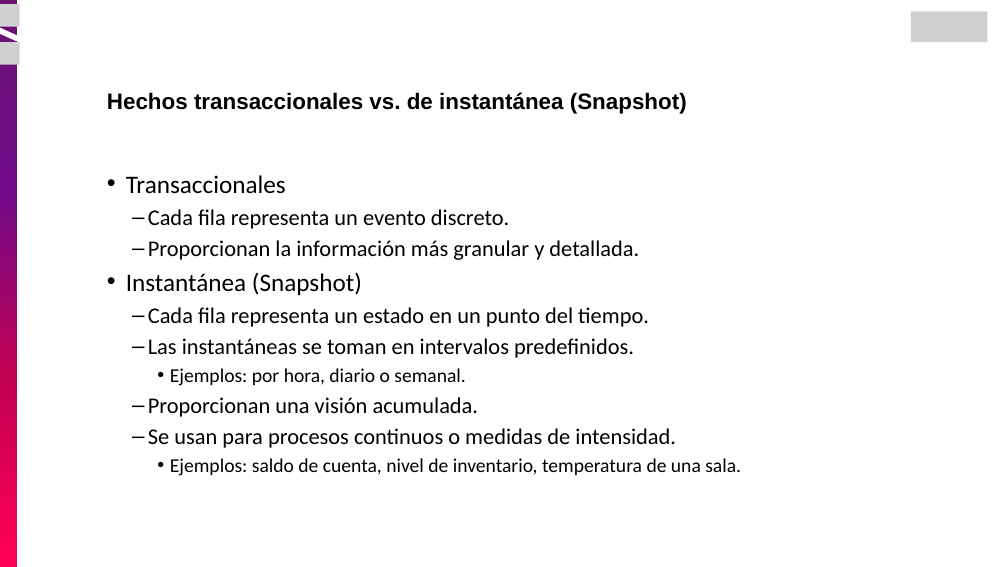
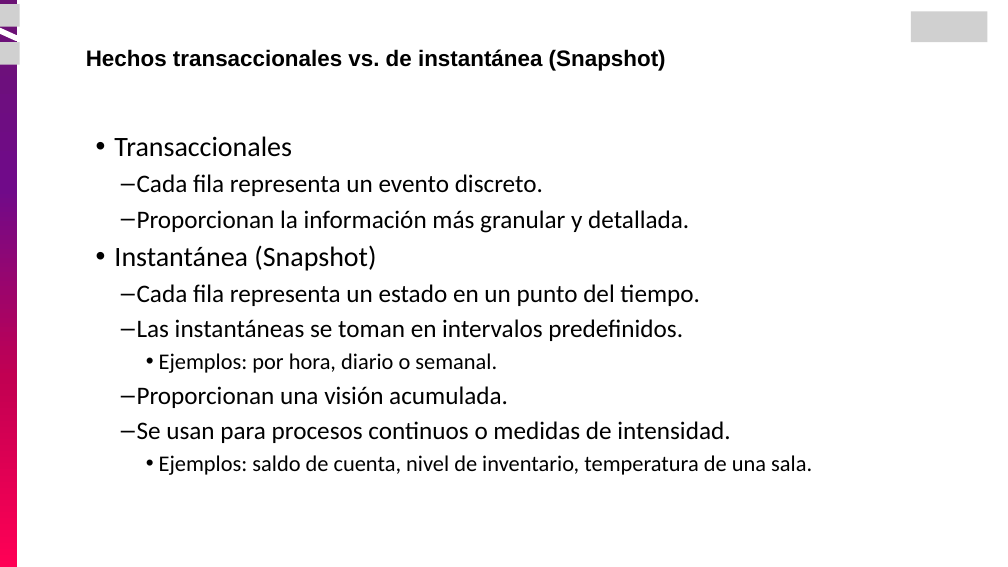
Before and after one commit to pariasm97/curso-ingenieria-de-datos, a slide deck: slide 88 of modulo-02_bases_datos/02_Bodegas de Datos - Intro Redshift/01_Bodegas de Datos.pptx (slide 79 before the commit). Drawn at 1008x567 pixels with LibreOffice and Linux fonts; fonts in the diff are those of the drawing; grey boxes stand for pictures. Boxes give left, top, right and bottom in pixels: in the first picture for what was removed or moved away, otherwise in the second. Text is boxed around its words. In the diff, an @@ line names an element or a change of style, - is before the commit and + after.

Commit message:
Add example of  logical design

```diff
--- a/modulo-02_bases_datos/02_Bodegas de Datos - Intro Redshift/01_Bodegas de Datos.pptx
+++ b/modulo-02_bases_datos/02_Bodegas de Datos - Intro Redshift/01_Bodegas de Datos.pptx
@@ text "Hechos transaccionales vs. de instantánea ...": place and size @@
-text "Hechos transaccionales vs. de instantánea ..." at (107,92,687,114)
+text "Hechos transaccionales vs. de instantánea ..." at (86,49,666,71)
@@ text "Transaccionales": place and size @@
-text "Transaccionales" at (126,175,741,476)
+text "Transaccionales" at (114,136,812,475)
@@ text "Transaccionales" at (114,136,812,475): size 36 to 40 pt in "Transaccionales", "Instantánea (Snapshot)"; size 32 to 36 pt in "Cada fila representa un evento discreto.", "Proporcionan la información más granular y detallada.", "Cada fila representa un estado en un ...", "Las instantáneas se toman en intervalos predefinidos." and 2 more places; size 28 to 32 pt in "Ejemplos: por hora, diario o semanal.", "Ejemplos: saldo de cuenta, nivel de inventario, ..." @@
```
Also in this commit, not shown: 22 other slides changed, 13 slides added.
